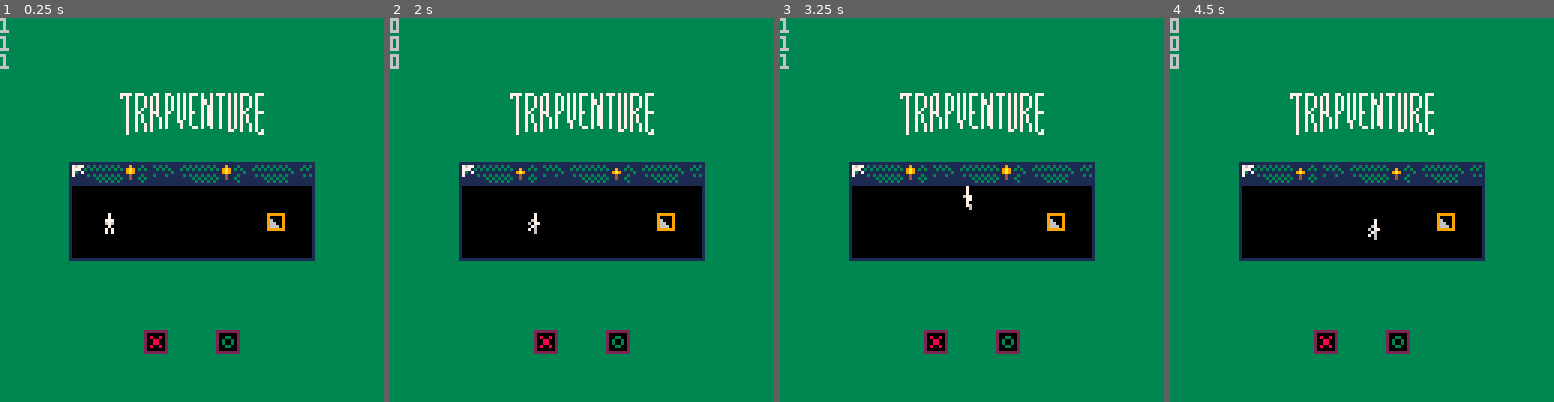
Above: before the commit, frames 1-4 (left to right).
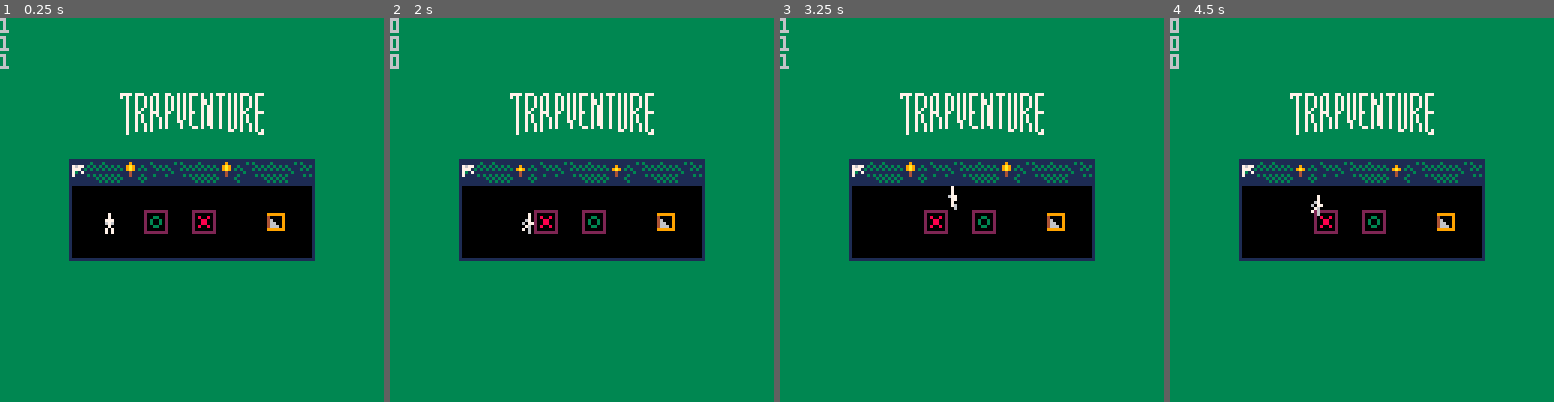
Above: after the commit, the same moments.

Repository: timohausmann/trapventure-pico8
Game: PICO-8 cartridge trapventure.p8
The game is run twice, just before and just after one commit, with the same random seed, the same clock (stepped at 60 frames per second) and the same inputs.
Inputs:
- Up to frame 1 (0.25 s): no input
- Up to frame 2 (2 s): tap X (X key) at 0.33, 1.07, 1.85 s; tap O (Z key) at 0.7, 1.7 s; hold Right from 1.6 s (still down)
- Up to frame 3 (3.25 s): release Right at 2.1 s; tap O (Z key) at 2.1, 2.5, 2.9 s; hold Up 2.15-2.42 s; hold Right 2.47-3.03 s; tap X (X key) at 2.97 s; hold Left from 3.08 s (still down)
- Up to frame 4 (4.5 s): tap O (Z key) at 3.3, 3.7, 4.1 s; release Left at 3.58 s; hold Down 3.63-3.97 s; hold Right from 4.02 s (still down); tap X (X key) at 4.08 s

The runs differ from the first frame. In frame 1, 1.9% of the frame differs, in the area x 17-83%, y 36-88%; in frame 2, 2.0%; in frame 3, 2.0%; in frame 4, 2.0%.

Commit message:
collision, toggle traps

Diff:
--- a/controls.lua
+++ b/controls.lua
@@ -4,6 +4,8 @@
         print("♥ hello controls")
     end,
     update=function(player)
+
+        if(player == nil) return
 
         player.vx = 0
         player.vy = 0
@@ -19,5 +21,11 @@
         elseif btn(⬆️) then
             player.vy = -1
         end
+
+        if btnp(🅾️) or btnp(❎) then
+            for t in all(traps) do
+                t:toggle()
+            end
+        end
     end
 }
--- a/entity.lua
+++ b/entity.lua
@@ -14,11 +14,19 @@
 
         -- real dt janky AF
         local dt = 1
+        local lastX = self.x
+        local lastY = self.y
 
         local limitedVx, limitedVy = self:limitSpeed(self.vx, self.vy, 1)
 
         self.x = self.x + limitedVx * self.speed * dt
         self.y = self.y + limitedVy * self.speed * dt
+
+        if self:collide() then
+            self.x = lastX
+            self.y = lastY
+        end
+
         self.flipx = self.vx < 0
 
         -- determine animation
@@ -52,5 +60,21 @@
         else
             return x, y
         end
+    end,
+
+    collide = function(self)
+        local x1 = flr((self.x + 2) / 8) -- reduce x hitbox by 2 on each side
+        local y1 = flr(self.y / 8)
+        local x2 = flr((self.x + 5) / 8)
+        local y2 = flr((self.y + 7) / 8)
+
+        print(x1)
+
+        local a = fget(mget(x1, y1), 0)
+        local b = fget(mget(x2, y1), 0)
+        local c = fget(mget(x2, y2), 0)
+        local d = fget(mget(x1, y2), 0)
+
+        return a or b or c or d
     end
 })
--- a/main.lua
+++ b/main.lua
@@ -3,47 +3,62 @@
     lastT = 0
     scenes={}
     entities={}
-    player=entity:new({
-        x=4*8,
-        y=8*8,
-        sp=64,
-        anim={
-            idle={64,65},
-            movex={66,67},
-            movey={68,69},
-        }
-    })
+    traps={}
+    player=nil
 
-    add(entities, player)
-
-    controls.init()
+    sprites = {
+        player = 64,
+        enemy = 80,
+        mouse = 96,
+        torch = 21,
+        trapClosed = 12,
+        trapOpen = 28,
+    }
 
     -- scan the current map for special sprites
-    -- 64 = player
-    -- 80 = enemy
-    -- 96 = mouse
-    -- 21 = torch
-    -- 12 = trap (blocked)
-    -- 28 = trap (open)
     for x=0,15 do
         for y=0,15 do
             local mval = mget(x,y)
-            if mval == 21 then
+            -- traps
+            if mval == sprites.trapOpen or mval == sprites.trapClosed then
+                local t = trap:new({
+                    x = x * 8,
+                    y = y * 8,
+                    open = mval == sprites.trapOpen,
+                });
+                add(traps, t)
 
+            -- torches
+            elseif mval == sprites.torch then
                 local torch = entity:new({
-                    x= x * 8,
-                    y= y * 8,
-                    sp=21,
-                    anim={
+                    x = x * 8,
+                    y = y * 8,
+                    sp = sprites.torch,
+                    anim = {
                         idle={21,22}
                     }
                 })
                 add(entities, torch)
 
+            -- player
+            elseif mval == sprites.player then
+                player = entity:new({
+                    x = x * 8,
+                    y = y * 8,
+                    sp = sprites.player,
+                    anim={
+                        idle={64,65},
+                        movex={66,67},
+                        movey={68,69},
+                    }
+                })
+                mset(x, y, 0) -- erase spawn tile
             end
-            -- printh(mval, 'debug.txt')
         end
     end
+
+    -- make sure player is highest draw
+    add(entities, player)
 end
 
 function _update()
--- /dev/null
+++ b/trap.lua
@@ -0,0 +1,15 @@
+trap = class:new({
+    x = 0,
+    y = 0,
+    open = false,
+
+    toggle = function(self)
+        self.open = not self.open
+
+        if(self.open) then
+            mset(self.x / 8, self.y / 8, sprites.trapOpen)
+        else
+            mset(self.x / 8, self.y / 8, sprites.trapClosed)
+        end
+    end,
+})
--- a/trapventure.p8
+++ b/trapventure.p8
@@ -5,22 +5,23 @@
 #include controls.lua
 #include collision.lua
 #include entity.lua
+#include trap.lua
 #include main.lua
 __gfx__
 00000000dddddddd1111111133333333000000000000000000000000333333333333333333333333000000001111111122222222111111111111111100000000
 00000000dddddddd1111111133333333099999900999999000000000333333333333333333333333000000001131113120000002133333333333333100000000
-00700700dddddddd11111111333333330900009009a54a9000000000333333333333333333333333222222222222222220800802133333333333333100000000
-00077000dddddddd1111111133333333096000900944549000000000333333333333333333333333255d55d2255d55d220088002133333333333333100000000
-00077000dddddddd11111111333333330966009009544590000000003333333333333333333333332d55d5522d55d55220088002133333333333333100000000
-00700700dddddddd11111111333333330966609009a54a900000000033333333333333333333333325d55d5225d55d5220800802133333333333333100000000
+00700700dddddddd11111111333333330400009009a54a9000000000333333333333333333333333222222222222222220800802133333333333333100000000
+00077000dddddddd1111111133333333046000900944549000000000333333333333333333333333255d55d2255d55d220088002133333333333333100000000
+00077000dddddddd11111111333333330466009009544590000000003333333333333333333333332d55d5522d55d55220088002133333333333333100000000
+00700700dddddddd11111111333333330466609009a54a900000000033333333333333333333333325d55d5225d55d5220800802133333333333333100000000
 00000000dddddddd1111111133333333099999900999999000000000333333333333333333333333255d55d2255d55d220000002133333333333333100000000
 00000000dddddddd11111111333333330000000000000000000000003333333111111111133333332d55d5522d55d55222222222133333333333333100000000
-000000001111111111111111111111111111111111111111111111113333333100000000133333332222222225d55d5222222222133333333333333100000000
-00000000767713131111131313131313111313131111111311191113333333310000000013333333255d55d2255d55d220000002133333333333333100000000
-000000007771313131113131313131313111313131191131319a91313333333100000000133333332d55d5522222222220033002133333333333333100000000
-0000000073171111131111111111111111111111119a9111119a911133333331000000001333333325d55d522555555220300302133333333333333100000000
+000000001111113111313111113111111131111111111111111911113333333100000000133333332222222225d55d5222222222133333333333333100000000
+000000007677131311111313131313131113131311191113119a9113333333310000000013333333255d55d2255d55d220000002133333333333333100000000
+0000000077713131311131313131313131113131319a9131319a91313333333100000000133333332d55d5522222222220033002133333333333333100000000
+0000000073171111131111111111111111111111111411111114111133333331000000001333333325d55d522555555220300302133333333333333100000000
 00000000711113131111131313131313111311131114111311141113333333310000000013333333255d55d22d5d55d220300302133333333333333100000000
-000000001111111111111111313131313111111131141131311411313333333100000000133333332d55d5522d55d5d220033002133333333333333100000000
+000000001111111111111111313131313111111131111131311111313333333100000000133333332d55d5522d55d5d220033002133333333333333100000000
 0000000011111111111111111313131311111111111111131111111333333331000000001333333325d55d522d55d55220000002133333333333333100000000
 00000000111111111111111111111111111111111111111111111111333333310000000013333333222222222555d55222222222111111111111111100000000
 00000000000000000000000000000000000000000000000000303333333333311111111113333333333303000000000000000000000000000000000000000000
@@ -128,7 +129,7 @@
 33733333333333333333333333333333333333333333337733333333000000000000000000000000000000000000000000000000000000000000000000000000
 33333333333333333333333333333333333333333333333333333333000000000000000000000000000000000000000000000000000000000000000000000000
 __gff__
-0000000100000001010101010000000000000000000000010001010100000000000000000000010101010100000000000000000000000000000000000000000000000000000000000000000000000000000000000000000000000000000000000000000000000000000000000000000000000000000000000000000000000000
+0000000100000001010101010101010000000000000000010001010100010100000000000000010101010100000000000000000000000000000000000000000000000000000000000000000000000000000000000000000000000000000000000000000000000000000000000000000000000000000000000000000000000000
 0000000000000000000000000000000000000000000000000000000000000000000000000000000000000000000000000000000000000000000000000000000000000000000000000000000000000000000000000000000000000000000000000000000000000000000000000000000000000000000000000000000000000000
 __map__
 0303030303030303030303030303030303030303030303030303030303030303030303030303030303030303030303030000000000000000000000000000000000000000000000000000000000000000000000000000000000000000000000000000000000000000000000000000000000000000000000000000000000000000
@@ -136,15 +137,15 @@
 0303030303030303030303030303030303030303030303030303030303030303030303030303030303030303030303030000000000000000000000000000000000000000000000000000000000000000000000000000000000000000000000000000000000000000000000000000000000000000000000000000000000000000
 0303030303d0d1d2d3d4d5030303030303030303030303030303030303030303030303030303030303030303030303030000000000000000000000000000000000000000000000000000000000000000000000000000000000000000000000000000000000000000000000000000000000000000000000000000000000000000
 0303030303e0e1e2e3e4e5030303030303030303030303030303030303030303030303030303030303030303030303030000000000000000000000000000000000000000000000000000000000000000000000000000000000000000000000000000000000000000000000000000000000000000000000000000000000000000
-0303030303030303030303030303030303030303030303030303030303030303030303030303030303030303030303030000000000000000000000000000000000000000000000000000000000000000000000000000000000000000000000000000000000000000000000000000000000000000000000000000000000000000
+0303070808080808080808080809030303030303030303030303030303030303030303030303030303030303030303030000000000000000000000000000000000000000000000000000000000000000000000000000000000000000000000000000000000000000000000000000000000000000000000000000000000000000
 0303171113151412131512131219030303031713131519031715121312190303030317131315190317151213121903030000000000000000000000000000000000000000000000000000000000000000000000000000000000000000000000000000000000000000000000000000000000000000000000000000000000000000
 03031700000000000000000000190303030317230000140b1400000060190303030317230000140b14000000601903030000000000000000000000000000000000000000000000000000000000000000000000000000000000000000000000000000000000000000000000000000000000000000000000000000000000000000
-03031700000000000000000400190303030317004000001b0000500400190303030317004000001b00005004001903030000000000000000000000000000000000000000000000000000000000000000000000000000000000000000000000000000000000000000000000000000000000000000000000000000000000000000
+0303170040001c000c00000400190303030317004000001b0000500400190303030317004000001b00005004001903030000000000000000000000000000000000000000000000000000000000000000000000000000000000000000000000000000000000000000000000000000000000000000000000000000000000000000
 030317000000000000000000001903030303170000240d280e220000001903030303170000240d280e220000001903030000000000000000000000000000000000000000000000000000000000000000000000000000000000000000000000000000000000000000000000000000000000000000000000000000000000000000
 0303272828282828282828282829030303032728282829032728282828290303030327282828290327282828282903030000000000000000000000000000000000000000000000000000000000000000000000000000000000000000000000000000000000000000000000000000000000000000000000000000000000000000
 0303030303030303030303030303030303030303030303030303030303030303030303030303030303030303030303030000000000000000000000000000000000000000000000000000000000000000000000000000000000000000000000000000000000000000000000000000000000000000000000000000000000000000
 0303030303030303030303030303030303030303030303030303030303030303030303030303030303030303030303030000000000000000000000000000000000000000000000000000000000000000000000000000000000000000000000000000000000000000000000000000000000000000000000000000000000000000
-0303030303030c03031c03030303030303030303030303030303030303030303030303030303030303030303030303030000000000000000000000000000000000000000000000000000000000000000000000000000000000000000000000000000000000000000000000000000000000000000000000000000000000000000
+0303030303030303030303030303030303030303030303030303030303030303030303030303030303030303030303030000000000000000000000000000000000000000000000000000000000000000000000000000000000000000000000000000000000000000000000000000000000000000000000000000000000000000
 0303030303030303030303030303030303030303030303030303030303030303030303030303030303030303030303030000000000000000000000000000000000000000000000000000000000000000000000000000000000000000000000000000000000000000000000000000000000000000000000000000000000000000
 0303030303030303030303030303030303030303030303030303030303030303030303030303030303030303030303030000000000000000000000000000000000000000000000000000000000000000000000000000000000000000000000000000000000000000000000000000000000000000000000000000000000000000
 
Not shown, removed: debug.txt
Not shown, changed: .gitignore
